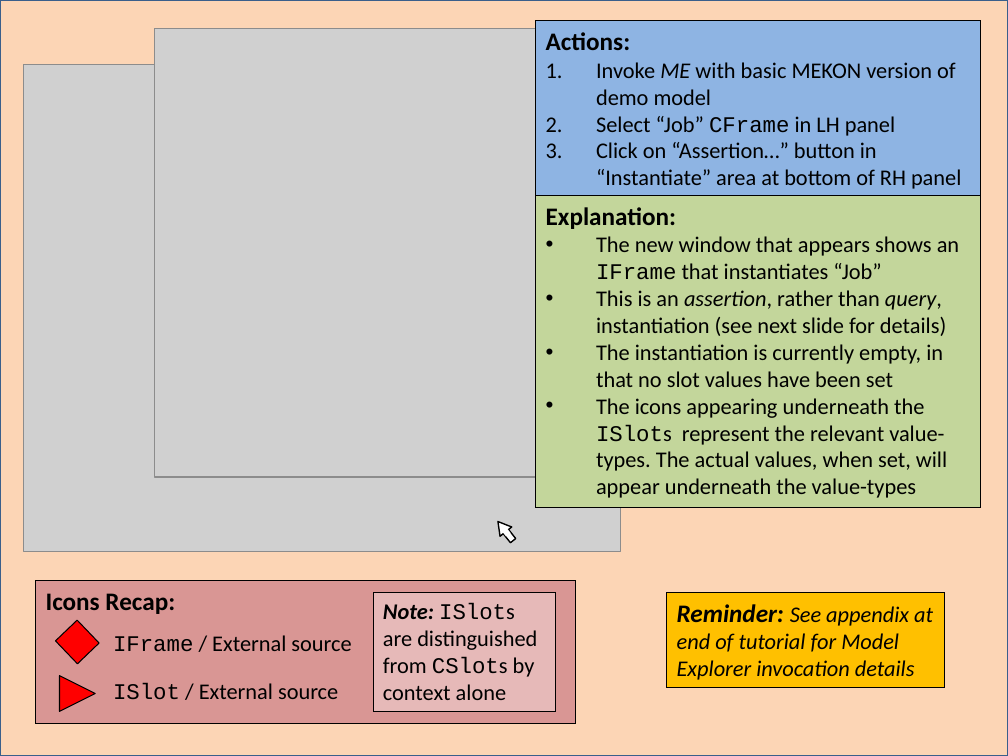
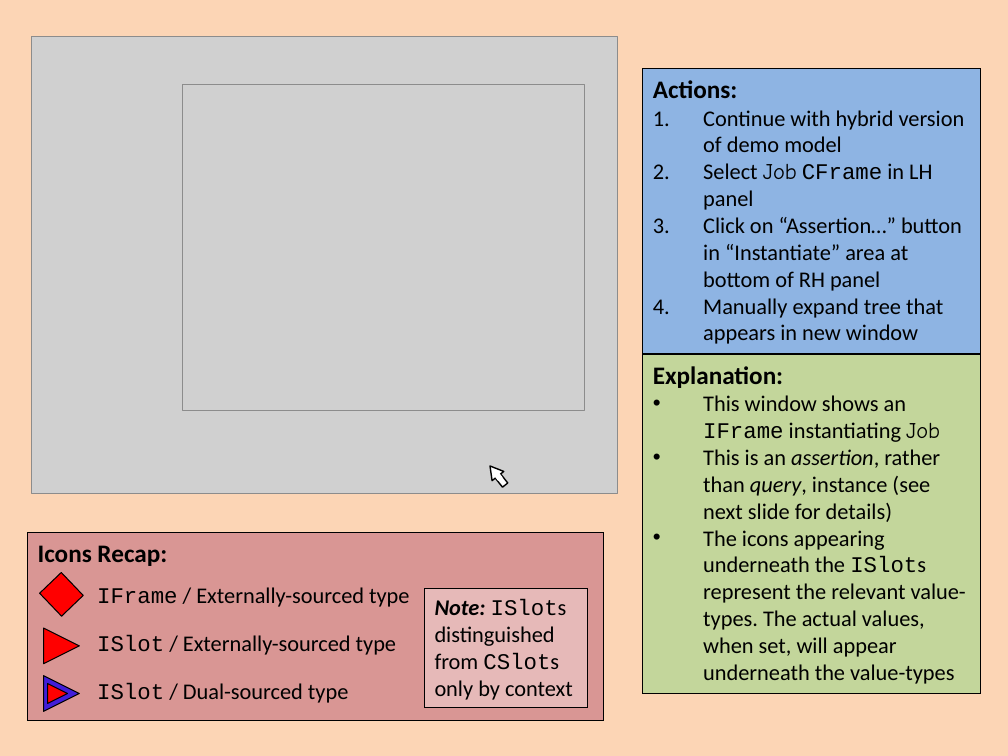
Before and after one commit to colin-puleston/mekon-hobo, a slide deck: slide 27 of docs/MEKON-HOBO Introductory Tutorial.pptx. Drawn at 1008x756 pixels with LibreOffice and Linux fonts; fonts in the diff are those of the drawing; grey boxes stand for pictures. Boxes give left, top, right and bottom in pixels: in the first picture for what was removed or moved away, otherwise in the second. Text is boxed around its words. In the diff, an @@ line names an element or a change of style, - is before the commit and + after.

```diff
--- a/docs/MEKON-HOBO Introductory Tutorial.pptx
+++ b/docs/MEKON-HOBO Introductory Tutorial.pptx
@@ background #FFFFFF to #FCD5B5 @@
@@ rectangle removed at (0, 0, 1008, 756) @@
@@ picture: place and size @@
-picture at (24, 65, 621, 551)
+picture at (31, 36, 617, 493)
@@ picture: place and size @@
-picture at (155, 29, 696, 478)
+picture at (182, 85, 585, 411)
@@ rectangle "Actions:": place and size @@
-rectangle "Actions:" at (535, 21, 980, 198)
+rectangle "Actions:" at (643, 69, 981, 354)
@@ text in rectangle at (703, 110, 965, 210): text changed @@
-1. Invoke ME with basic MEKON version of demo model
-2. Select “Job” CFrame in LH panel
+1. Continue with hybrid version of demo model
+2. Select Job CFrame in LH panel
@@ text in rectangle at (703, 298, 943, 344): paragraph added @@
+4. Manually expand tree that appears in new window
@@ rectangle "Explanation:": place and size @@
-rectangle "Explanation:" at (535, 196, 980, 508)
+rectangle "Explanation:" at (643, 354, 981, 694)
@@ text in rectangle at (703, 395, 940, 522): text changed @@
-• The new window that appears shows an IFrame that instantiates “Job”
-• This is an assertion, rather than query, instantiation (see next slide for details)
-• The instantiation is currently empty, in that no slot values have been set
+• This window shows an IFrame instantiating Job
+• This is an assertion, rather than query, instance (see next slide for details)
@@ triangle: place and size @@
-triangle at (492, 517, 512, 537)
+triangle at (484, 461, 504, 481)
@@ rectangle: place and size @@
-rectangle at (502, 528, 515, 543)
+rectangle at (495, 473, 508, 488)
@@ rectangle: place and size @@
-rectangle at (503, 528, 511, 536)
+rectangle at (495, 473, 503, 481)
@@ rectangle "Icons Recap:": place and size @@
-rectangle "Icons Recap:" at (35, 581, 575, 724)
+rectangle "Icons Recap:" at (28, 533, 604, 721)
@@ rectangle: place and size @@
-rectangle at (56, 620, 100, 664)
+rectangle at (39, 573, 84, 617)
@@ text at (97, 587, 409, 607): text changed @@
-IFrame / External source
+IFrame / Externally-sourced type
@@ rectangle "Note: ISlots distinguished from CSlots ...": place and size @@
-rectangle "Note: ISlots distinguished from CSlots ..." at (373, 593, 555, 712)
+rectangle "Note: ISlots distinguished from CSlots ..." at (424, 589, 587, 708)
@@ text in rectangle at (435, 599, 573, 700): text changed @@
-Note: ISlots are distinguished from CSlots by context alone
+Note: ISlots distinguished from CSlots only by context
@@ rectangle removed at (666, 593, 944, 687) @@
-Reminder: See appendix at end of tutorial for Model Explorer invocation details
@@ triangle: place and size @@
-triangle at (59, 675, 95, 711)
+triangle at (43, 628, 79, 663)
@@ text at (97, 635, 396, 655): text changed @@
-ISlot / External source
+ISlot / Externally-sourced type
@@ triangle added at (43, 675, 79, 711), fill #411DD9, outline #000000 0.75 pt @@
@@ triangle added at (47, 683, 68, 704), fill #FF0000, outline #000000 0.75 pt @@
@@ text added at (97, 682, 348, 703), 16 pt, text #000000 @@
+ISlot / Dual-sourced type
```
Also in this commit, not shown: 30 other slides changed, 14 slides added.
